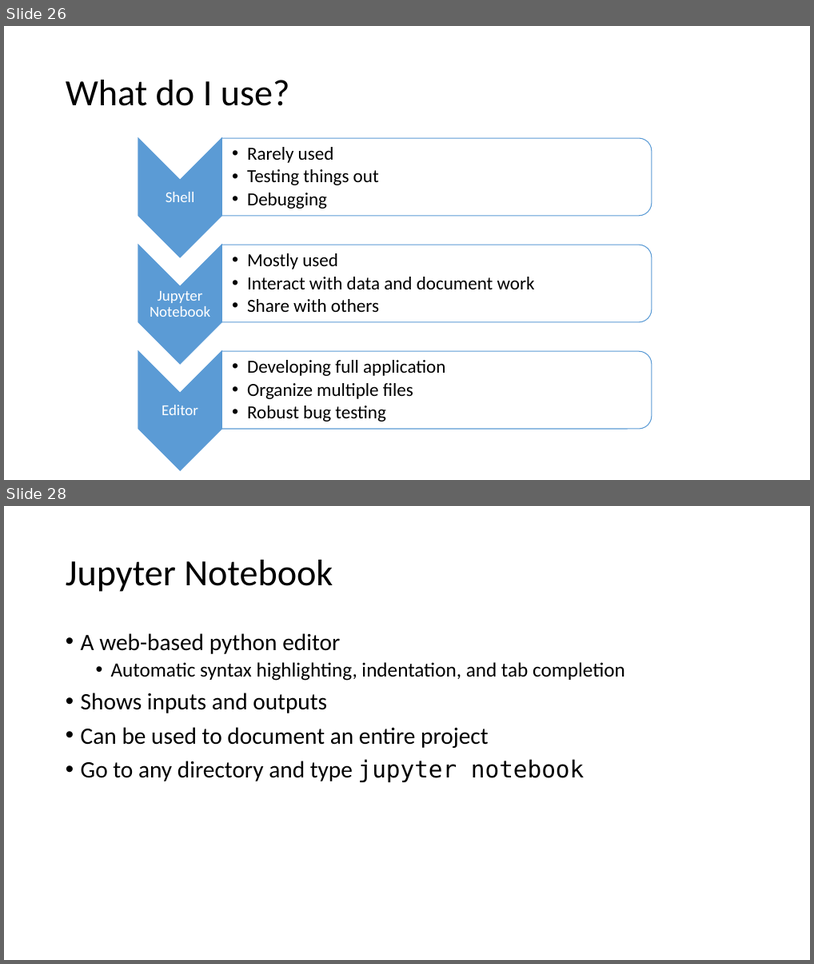
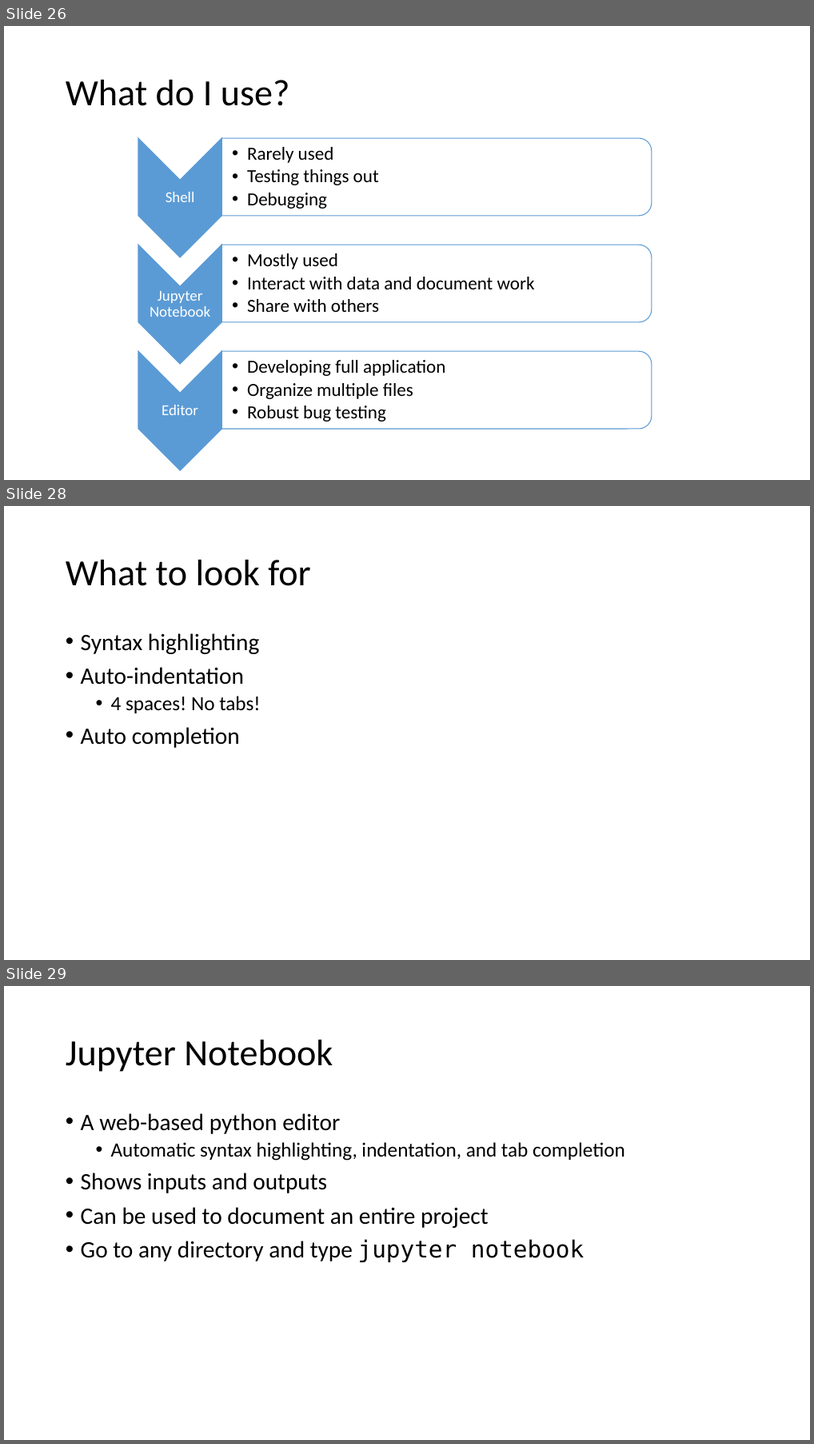
Before and after one commit to LimnoTech/Python-Data-Analysis-Course, a slide deck: Day1/IntroToPython/IntroToPython.pptx. Shown one above the other, each under a label of ours: slides 26 and 28 before the commit, slides 26, 28 and 29 after it; the slides between them are not shown. The pictures are 814x964 and 814x1444 pixels, drawn with LibreOffice and Linux fonts; fonts in the diff are those of the drawing. Boxes give left, top, right and bottom in pixels: in the first picture for what was removed or moved away, otherwise in the second. Text is boxed around its words. In the diff, an @@ line names an element or a change of style, - is before the commit and + after.

```diff
--- a/Day1/IntroToPython/IntroToPython.pptx
+++ b/Day1/IntroToPython/IntroToPython.pptx
@@ slide 28 added at bbox=[4, 506, 810, 960], background #FFFFFF @@
@@ title added at bbox=[66, 560, 311, 586], 44 pt, text #000000 @@
+What to look for
@@ text added at bbox=[81, 633, 260, 748], 28 pt, text #000000 @@
+• Syntax highlighting
+• Auto-indentation
+  • 4 spaces! No tabs!
+• Auto completion
@@ what was slide 28 is now slide 29 @@
```
Also in this commit, not shown: 4 slides changed, 7 other slides added, 1 slide removed, 4 other files.
